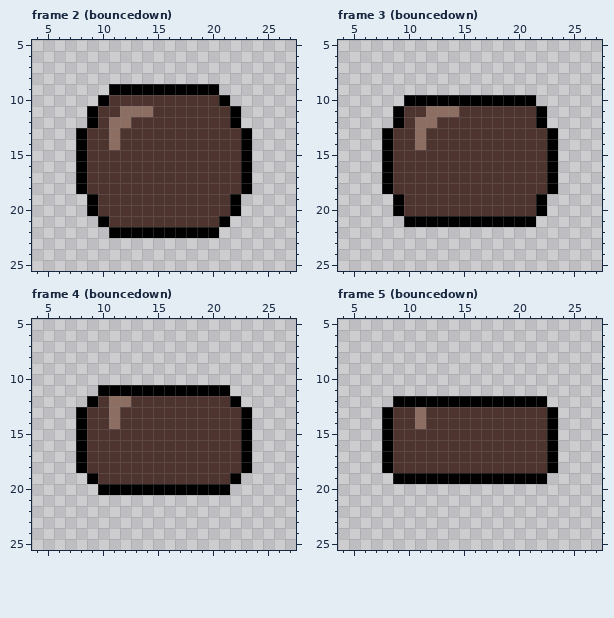
Edited in one commit: pixel-art file (tapioca-run/Aseprite Drawings/tapioca.aseprite). The picture above was drawn from the file before the commit.
32x32 pixels, 13 frames. Colours within 5 levels of each other are drawn and written as one. Shown: frame 2 (bouncedown): x 4..27, y 5..25; frame 3 (bouncedown): x 4..27, y 5..25; frame 4 (bouncedown): x 4..27, y 5..25; frame 5 (bouncedown): x 4..27, y 5..25. The commit also changed other frames, which this record leaves out.
New version:
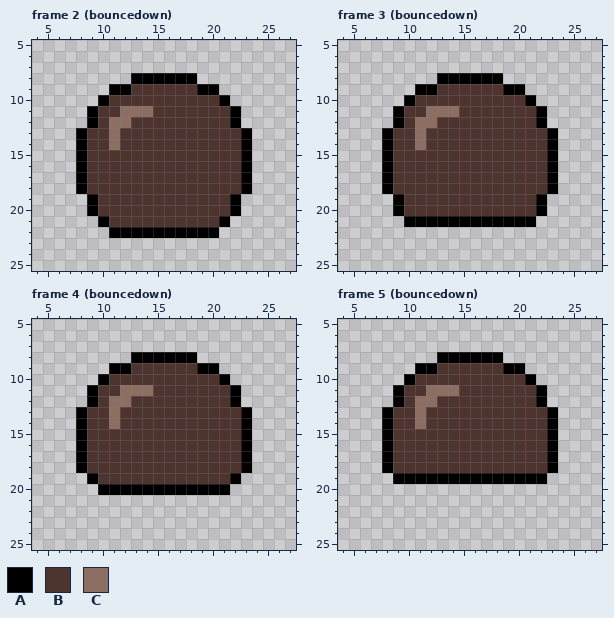
Palette (. is transparent): A #000000  B #4e342e  C #8d6e63
The exact change:
layer "Layer 1" now shown
layer "Layer 2" now shown
Frame 2 (bouncedown), layer "Layer 3":
There is now colour A in row 8 at x 13 to 18.
The edit turns colour A into colour B in row 9 at x 13 to 18.
Frame 3 (bouncedown), layer "Layer 3":
There is now colour A in row 8 at x 13 to 18; in row 9 at x 11 to 12 and 19 to 20.
There is now colour B in row 9 at x 13 to 18.
The edit turns colour A into colour B in row 10 at x 11 to 20.
Frame 4 (bouncedown), layer "Layer 3":
There is now colour A in row 8 at x 13 to 18; in row 9 at x 11 to 12 and 19 to 20; in row 10 at x 10 and 21; in row 11 at x 9 and 22.
There is now colour B in row 9 at x 13 to 18; in row 10 at x 11 to 20.
The edit turns colour A into colour B in row 11 at x 10 to 11 and 15 to 21.
The edit turns colour A into colour C in row 11 at x 12 to 14.
Frame 5 (bouncedown), layer "Layer 3":
There is now colour A in row 8 at x 13 to 18; in row 9 at x 11 to 12 and 19 to 20; in row 10 at x 10 and 21; in row 11 at x 9 and 22.
There is now colour B in row 9 at x 13 to 18; in row 10 at x 11 to 20; in row 11 at x 10 to 11 and 15 to 21.
The edit turns colour A into colour B in row 12 at x 10 and 13 to 21.
There is now colour C in row 11 at x 12 to 14.
The edit turns colour A into colour C in row 12 at x 11 to 12.
Where, in picture pixels (left, top, right, bottom), the same in both pictures:
changed: (131, 73, 197, 95)
changed: (415, 73, 525, 106)
changed: (87, 352, 241, 396)
changed: (393, 352, 547, 407)
